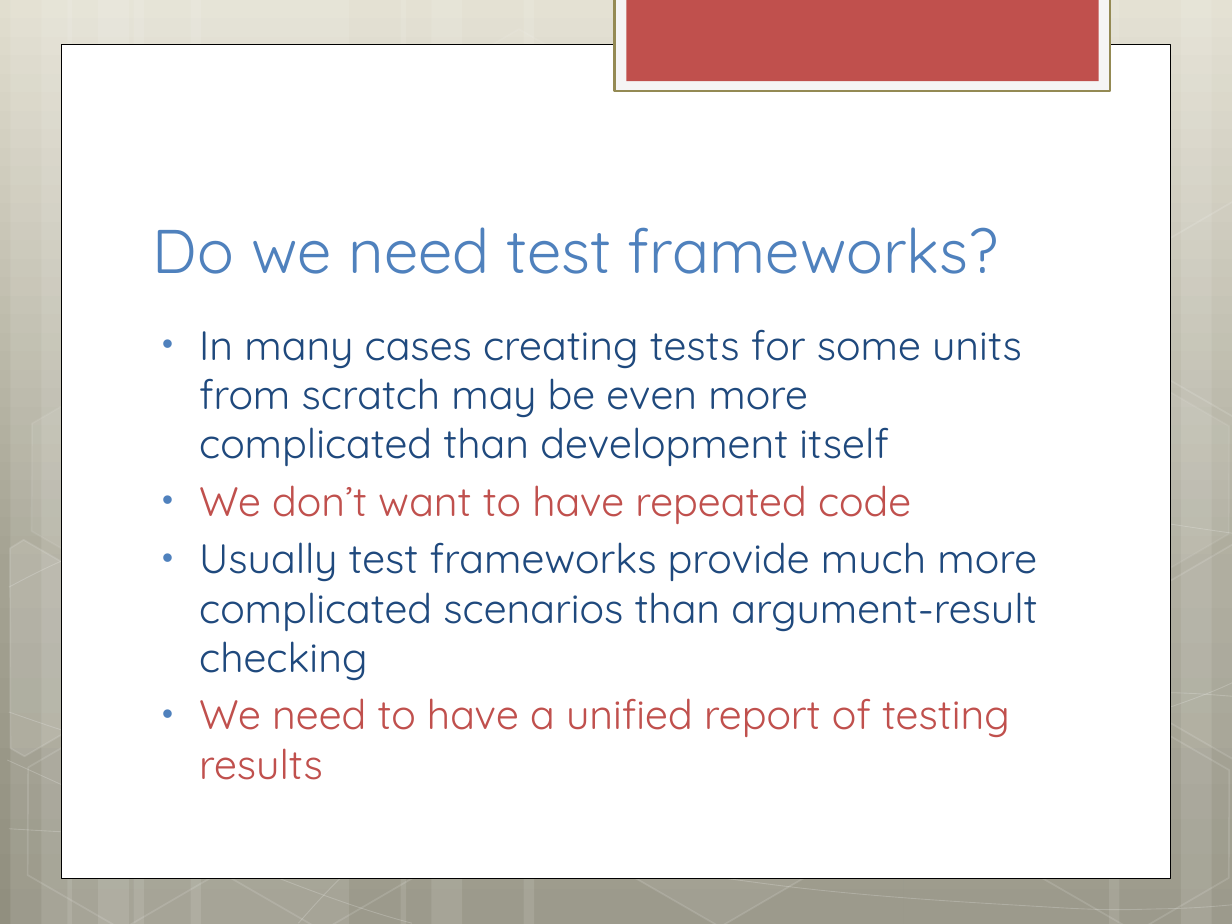
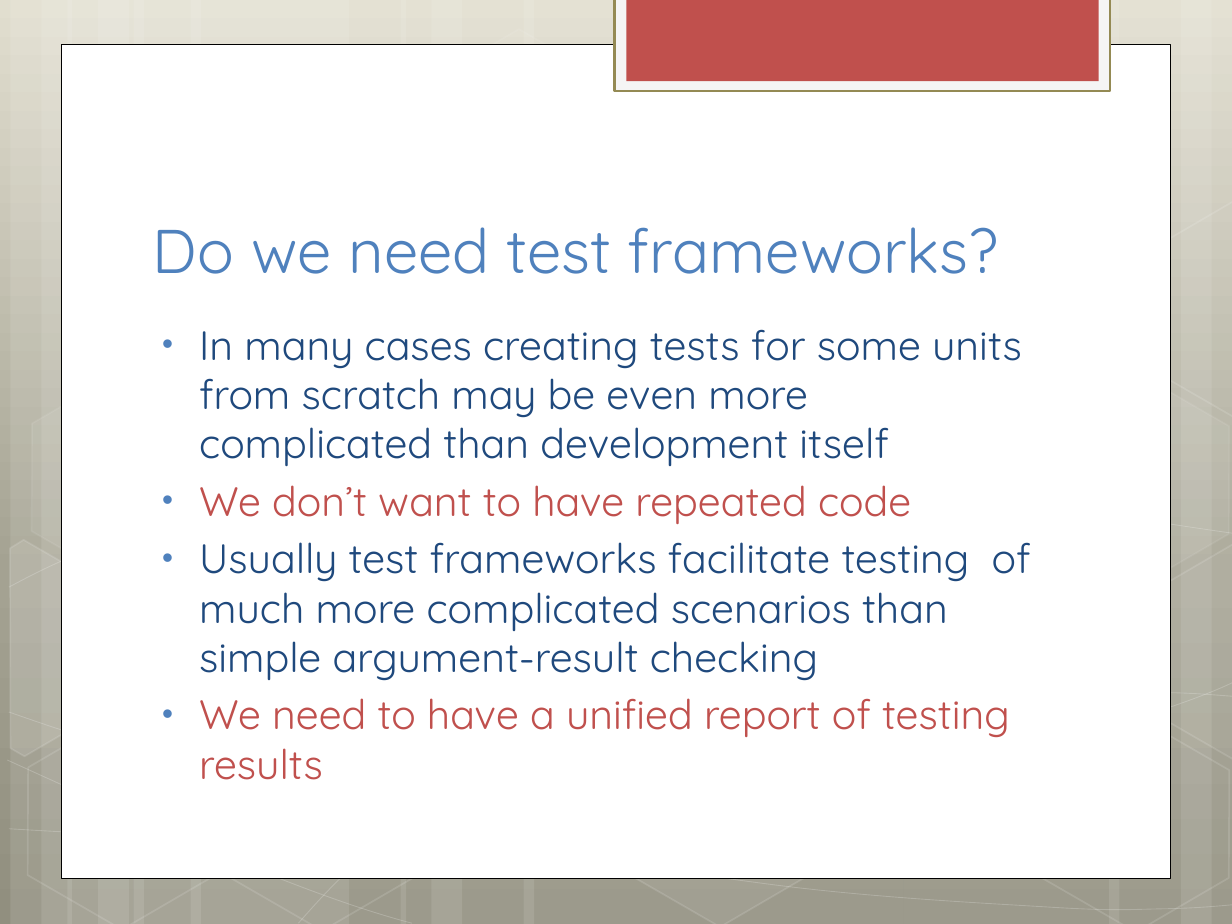
Before and after one commit to XanderMax/gtf-example, a slide deck: slide 4 of ppt/Google Testing Framework.pptx. Drawn at 1232x924 pixels with LibreOffice and Linux fonts; fonts in the diff are those of the drawing. Boxes give left, top, right and bottom in pixels: in the first picture for what was removed or moved away, otherwise in the second. Text is boxed around its words. In the diff, an @@ line names an element or a change of style, - is before the commit and + after.

```diff
--- a/ppt/Google Testing Framework.pptx
+++ b/ppt/Google Testing Framework.pptx
@@ text at (199,542,1031,681): text changed @@
-• Usually test frameworks provide much more complicated scenarios than argument-result checking
+• Usually test frameworks facilitate testing of much more complicated scenarios than simple argument-result checking
```
Also in this commit, not shown: 2 other slides changed, 3 slides added, 1 slide removed.
